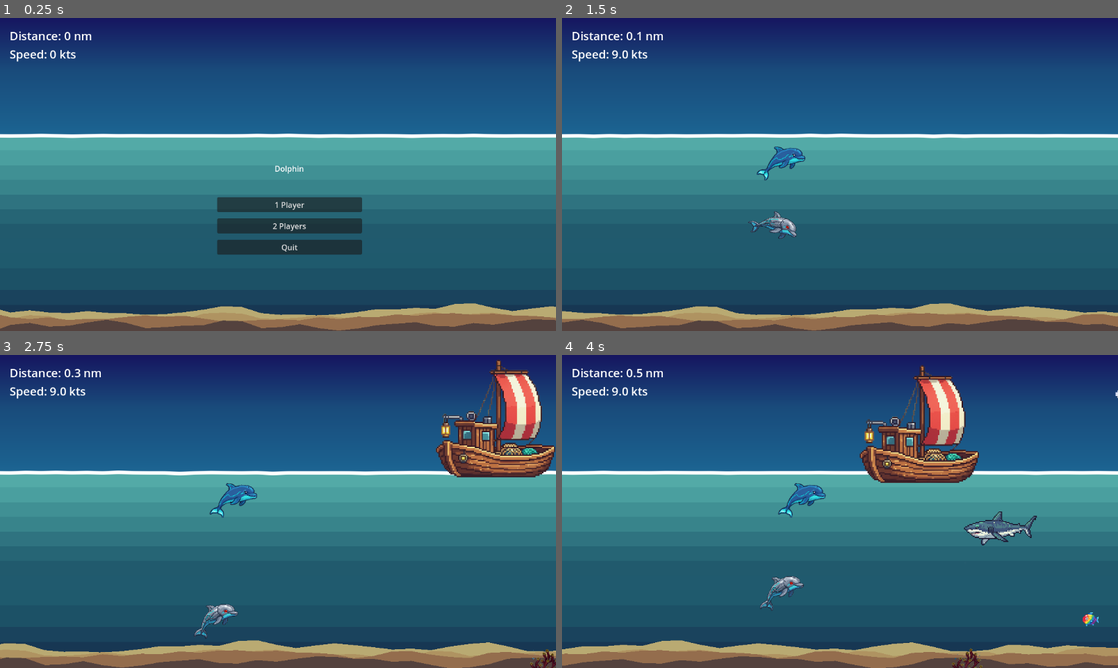
Above: before the commit, frames 1-4 (two rows, left to right).
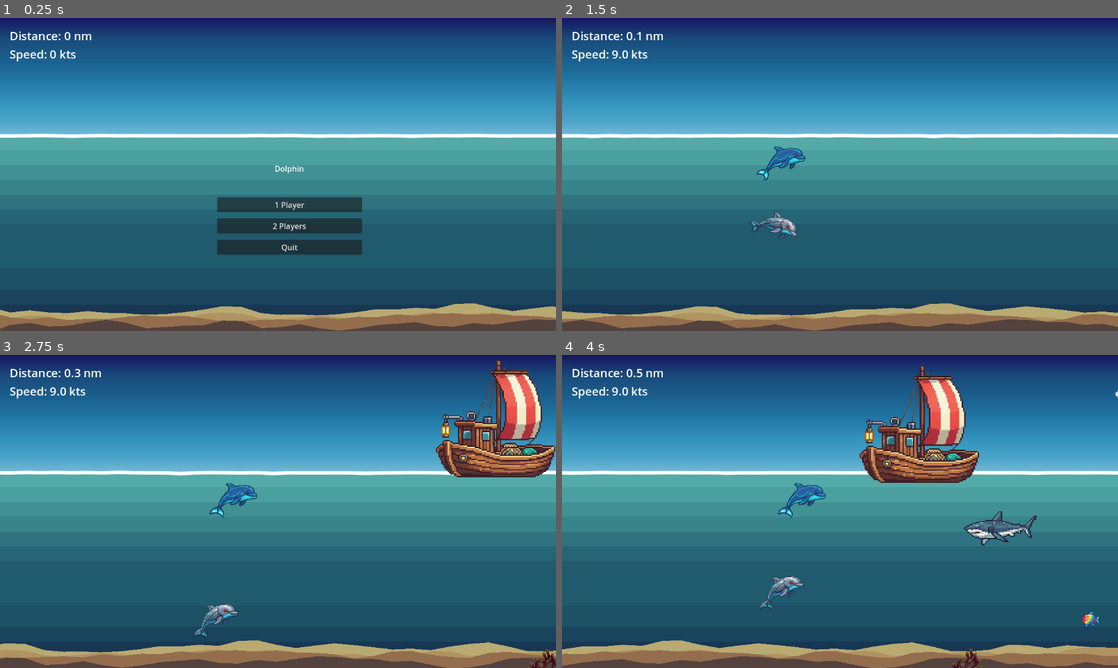
Above: after the commit, the same moments.

Repository: sandritalb/dolphin_ai
Game: Godot game, scene res://scenes/main.tscn
Two runs of this game, one before a commit and one after it. Both use one fixed random seed, a clock stepped at 60 frames per second and the inputs below.
Inputs:
- Up to frame 1 (0.25 s): no input
- Up to frame 2 (1.5 s): click "1 Player" at 0.5 s; tap Enter (ui_accept) at 1.25 s; hold Right (ui_right) from 1.28 s (still down)
- Up to frame 3 (2.75 s): tap Enter (ui_accept) at 1.52, 2.27 s; release Right (ui_right) at 2.03 s; hold Down (ui_down) from 2.03 s (still down)
- Up to frame 4 (4 s): release Down (ui_down) at 2.78 s; hold Right (ui_right) 2.78-3.53 s; hold Up (ui_up) from 3.53 s (still down); tap Enter (ui_accept) at 3.77 s

The runs differ from the first frame. In frame 1, 32% of the frame differs, in the area x 0-100%, y 5-38%; in frame 2, 32%; in frame 3, 28%; in frame 4, 28%.

Commit message:
feat: Update GradientBackground node positioning and enhance gradient control parameters

Diff:
--- a/scenes/main.tscn
+++ b/scenes/main.tscn
@@ -17,9 +17,6 @@
 [node name="Main" type="Node"]
 script = ExtResource("1_tipki")
 
-[node name="GradientBackground" parent="." instance=ExtResource("11_gradient")]
-layer = -1
-
 [node name="Camera2D" type="Camera2D" parent="."]
 offset = Vector2(0, 100)
 zoom = Vector2(0.8, 0.8)
@@ -30,6 +27,9 @@
 lookahead_distance = 400.0
 
 [node name="background" type="Node" parent="."]
+
+[node name="GradientBackground" parent="background" instance=ExtResource("11_gradient")]
+layer = -1
 
 [node name="WaterBody" parent="background" instance=ExtResource("4_eb6dy")]
 process_mode = 3
--- a/scripts/gradient_background.gd
+++ b/scripts/gradient_background.gd
@@ -1,4 +1,6 @@
 extends CanvasLayer
+
+@export_range(0.0, 1.0) var bottom_anchor: float = 0.4  # Controla hasta dónde llega el degradado
 
 func _ready():
 	var gradient = Gradient.new()
@@ -19,12 +21,12 @@
 		var position = float(i) / (colors.size() - 1)
 		gradient.add_point(position, colors[i])
 
-	# Crear un ColorRect con el degradado
+	# Crear un ColorRect con el degradado (solo mitad superior)
 	var color_rect = ColorRect.new()
 	color_rect.anchor_left = 0
 	color_rect.anchor_top = 0
 	color_rect.anchor_right = 1
-	color_rect.anchor_bottom = 1
+	color_rect.anchor_bottom = bottom_anchor  # Controlado por parámetro exportado
 	color_rect.color = Color.WHITE
 
 	# Crear un shader para el degradado suave
